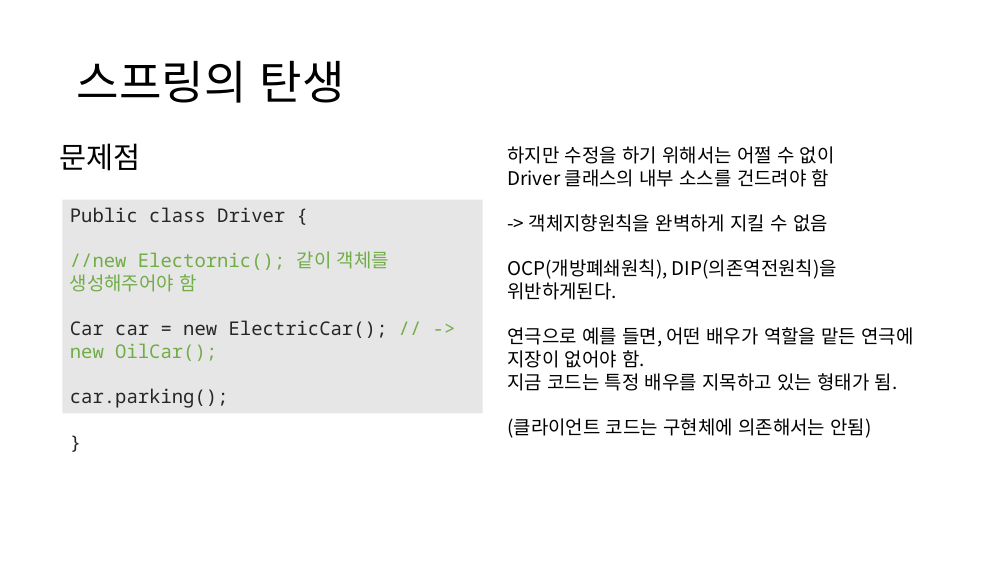
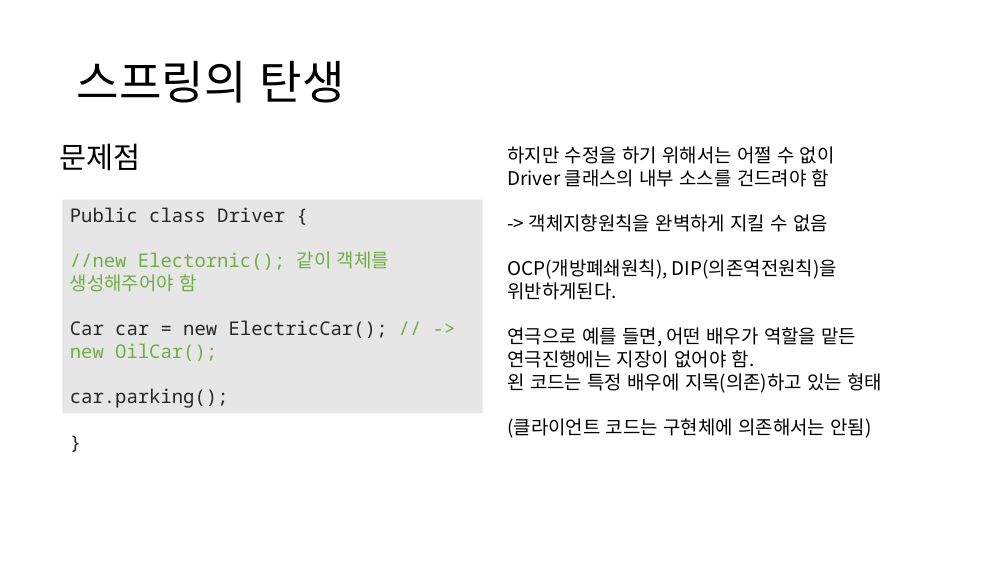
Before and after one commit to Jonghyun99/TIL, a slide deck: slide 4 of ppt/Spring, MVC패턴, MyBatis.pptx. Drawn at 1008x567 pixels with LibreOffice and Linux fonts; fonts in the diff are those of the drawing. Boxes give left, top, right and bottom in pixels: in the first picture for what was removed or moved away, otherwise in the second. Text is boxed around its words. In the diff, an @@ line names an element or a change of style, - is before the commit and + after.

```diff
--- a/ppt/Spring, MVC패턴, MyBatis.pptx
+++ b/ppt/Spring, MVC패턴, MyBatis.pptx
@@ text at bbox=[507, 327, 882, 393]: text changed @@
-연극으로 예를 들면, 어떤 배우가 역할을 맡든 연극에 지장이 없어야 함.
-지금 코드는 특정 배우를 지목하고 있는 형태가 됨.
+연극으로 예를 들면, 어떤 배우가 역할을 맡든 연극진행에는 지장이 없어야 함.
+왼 코드는 특정 배우에 지목(의존)하고 있는 형태
```
Also in this commit, not shown: 5 other slides changed, 2 slides added, 1 slide removed.
